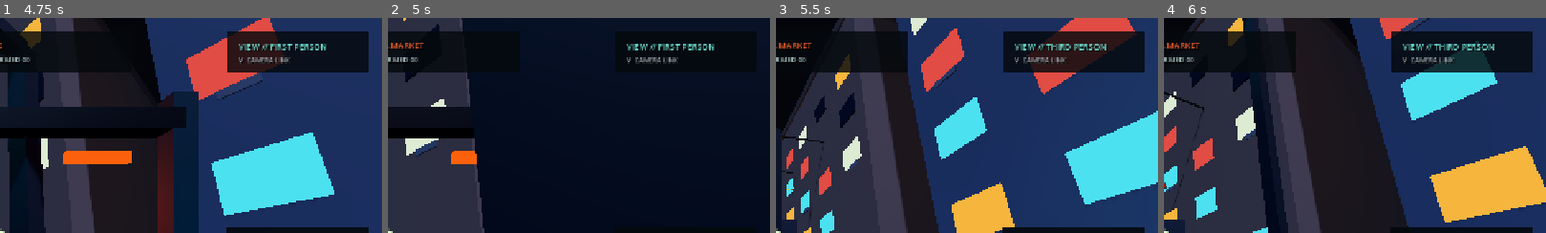
Above: before the commit, frames 1-4 (left to right).
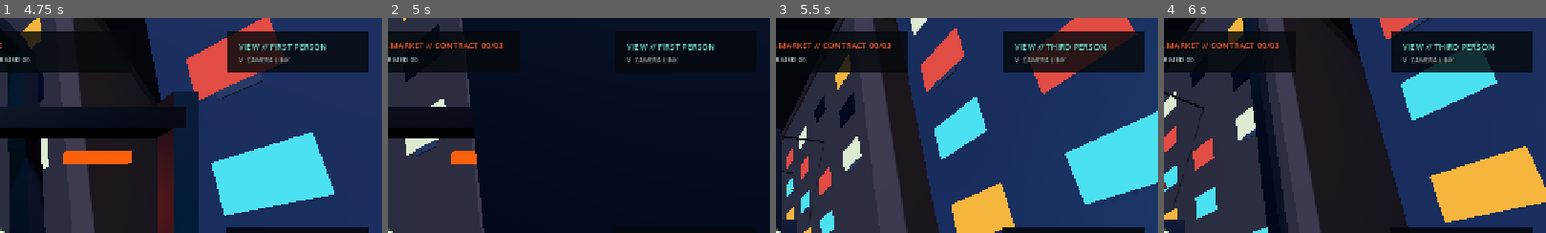
Above: after the commit, the same moments.

Repository: ChunFungYip/Mech
Game: Godot game, scene res://scenes/Main.tscn
The game is run twice, just before and just after one commit, with the same random seed, the same clock (stepped at 60 frames per second) and the same inputs.
Inputs (mouse positions are % of the whole screen's width and height, from its top left):
- Up to frame 1 (4.75 s): click "BEGIN SORTIE" at 0.5 s; tap Enter at 1.25 s; move the mouse to (55, 50) at 1.27 s; hold Shift (boost) 1.28-2.03 s; hold W (move_forward) from 1.28 s (still down); move the mouse to (45, 50) at 2.02 s; tap Q (emp_pulse) at 2.1 s; move the mouse to (52, 48) at 2.77 s; click (52, 48) at 2.85 s; move the mouse to (49, 52) at 3.52 s; right-click (49, 52) at 3.6 s; move the mouse to (57, 51) at 4.27 s; tap E (interact) at 4.35 s
- Up to frame 2 (5 s): keep holding W (move_forward)
- Up to frame 3 (5.5 s): keep holding W (move_forward); move the mouse to (42, 49) at 5.02 s; tap V (toggle_view) at 5.1 s
- Up to frame 4 (6 s): keep holding W (move_forward); move the mouse to (51, 50) at 5.77 s; tap 1 (weapon_machinegun) at 5.85 s
The pictures show only the part of the screen within x 50-100%, y 0-50%; the shares and areas given below are measured in that part.

Frame 1 is identical in both runs. In frame 2, 0.4% of the frame differs, in the area x 10-30%, y 11-15%; in frame 3, 0.4%; in frame 4, 0.4%.

Commit message:
Add optional city contract mission objective
Co-authored-by: ChunFungYip <135631494+ChunFungYip@users.noreply.github.com>

Diff:
--- a/scripts/Main.gd
+++ b/scripts/Main.gd
@@ -51,6 +51,7 @@
 var _city_spawn_triggered: Array[bool] = []
 var _enemy_spawn_serial: int = 0
 var _random_encounters_triggered: int = 0
+var _city_contract_complete: bool = false
 var _next_wave_timer: float = 0.0
 var _wave_clear_announced: bool = false
 var _kill_streak: int = 0
@@ -59,6 +60,8 @@
 const KILL_STREAK_WINDOW_SECONDS: float = 6.0
 const KILL_STREAK_BONUS_PER_KILL: int = 25
 const KILL_STREAK_DISPLAY_THRESHOLD: int = 2
+const CITY_CONTRACT_ENCOUNTERS_REQUIRED: int = 3
+const CITY_CONTRACT_REWARD: int = 300
 
 const RANDOM_CITY_SPAWN_POINT_COUNT: int = 8
 const RANDOM_CITY_SPAWN_TRIGGER_DISTANCE: float = 20.0
@@ -284,6 +287,11 @@
 		_spawn_enemy(spawn_position, "AMBUSH_%02d" % _random_encounters_triggered, enemy_type)
 	if hud != null and hud.has_method("_on_announcement"):
 		hud.call("_on_announcement", "CITY AMBUSH // POINT %02d // %02d HOSTILES" % [_random_encounters_triggered, enemy_count])
+	if not _city_contract_complete and _random_encounters_triggered >= CITY_CONTRACT_ENCOUNTERS_REQUIRED:
+		_city_contract_complete = true
+		UpgradeManager.add_credits(CITY_CONTRACT_REWARD)
+		if hud != null and hud.has_method("_on_announcement"):
+			hud.call("_on_announcement", "CITY CONTRACT COMPLETE // +%d CREDITS" % CITY_CONTRACT_REWARD)
 
 func _spawn_enemy(spawn_position: Vector3, encounter_name: String, enemy_type: int = ENEMY_TYPE_HEAVY) -> Node3D:
 	_enemy_spawn_serial += 1
@@ -550,6 +558,7 @@
 	kills = 0
 	_city_spawn_triggered.fill(false)
 	_random_encounters_triggered = 0
+	_city_contract_complete = false
 	_clear_combat_units()
 	_reset_boss_for_checkpoint()
 	if is_instance_valid(player) and player.has_method("restore_after_failure"):
@@ -607,7 +616,10 @@
 	if not _boss_defeated:
 		if _boss_engaged:
 			return "OBJECTIVE // DEFEAT CENTRAL MARKET BOSS"
-		return "OBJECTIVE // REACH CENTRAL MARKET"
+		var contract_text := " // CONTRACT %02d/%02d" % [_random_encounters_triggered, CITY_CONTRACT_ENCOUNTERS_REQUIRED]
+		if _city_contract_complete:
+			contract_text = " // CONTRACT COMPLETE"
+		return "OBJECTIVE // REACH CENTRAL MARKET%s" % contract_text
 	return "OBJECTIVE // RETURN TO HOME BASE"
 
 func _on_enemy_died(_enemy: Node) -> void:
Not shown, changed: docs/enhancement_report_20260808.md
